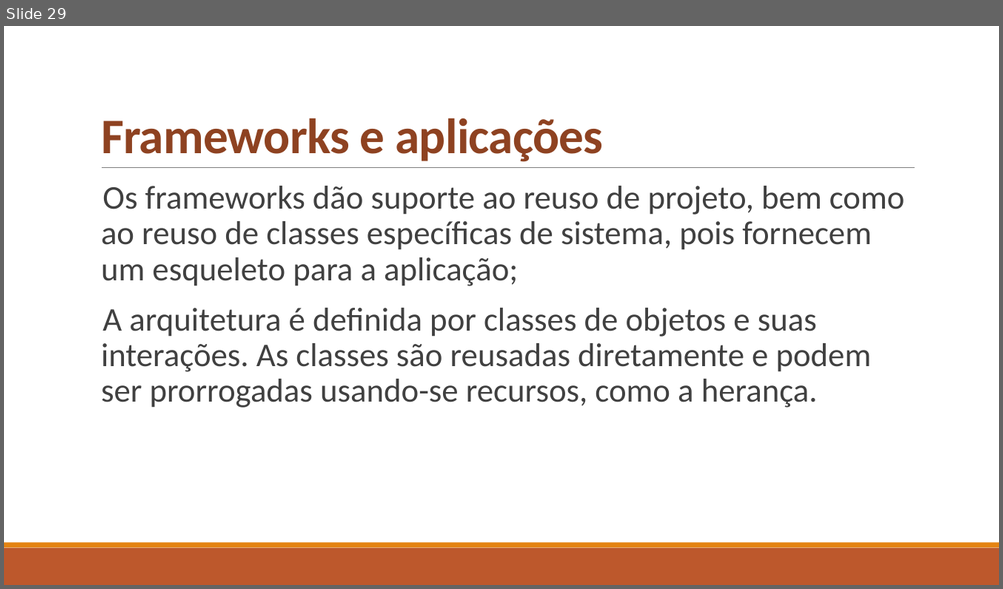
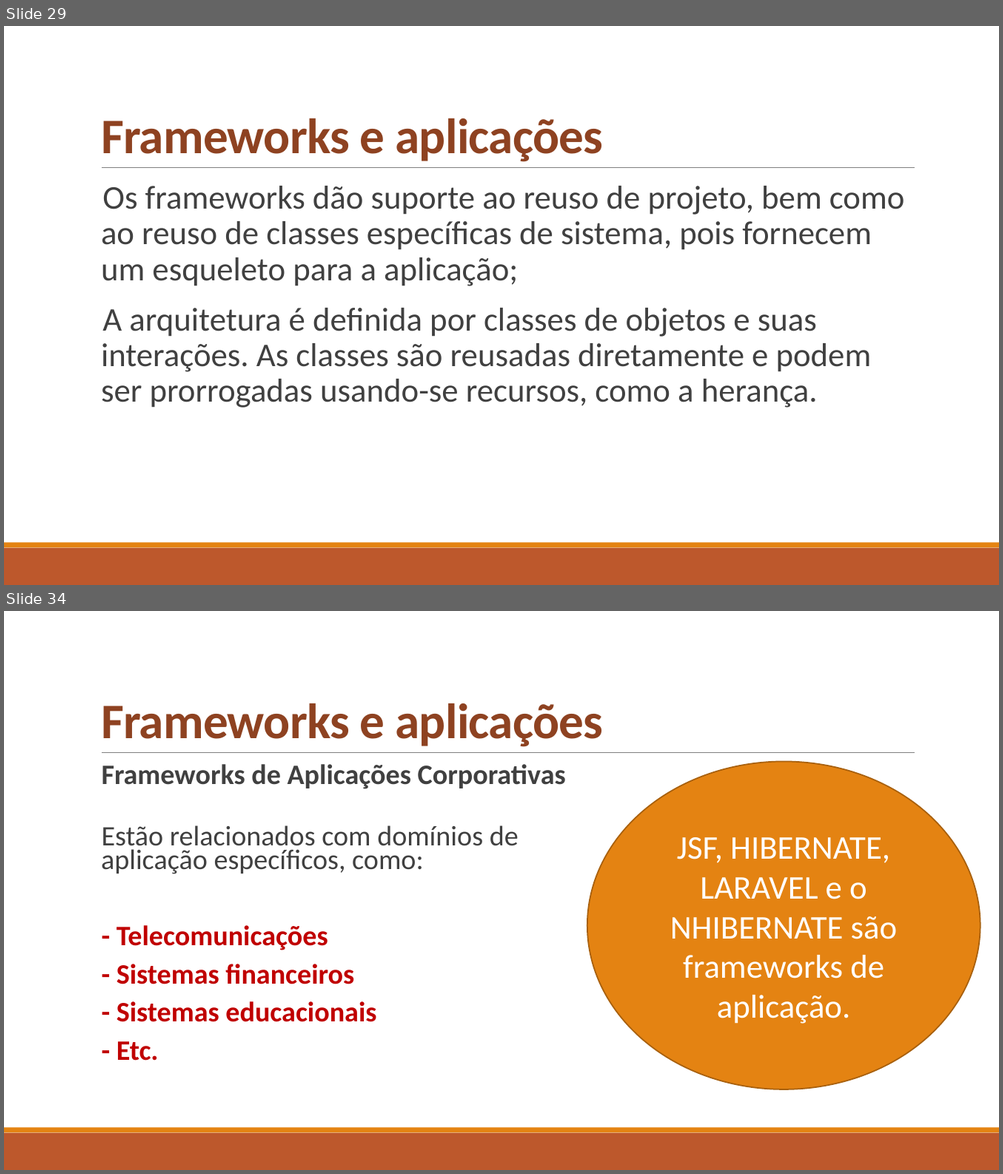
Before and after one commit to celsofurtado/reuso, a slide deck: Reuso de Software e Componentes.pptx. Shown one above the other, each under a label of ours: slide 29 before the commit, slides 29 and 34 after it; the slides between them are not shown. The pictures are 1003x589 and 1003x1174 pixels, drawn with LibreOffice and Linux fonts; fonts in the diff are those of the drawing. Boxes give left, top, right and bottom in pixels: in the first picture for what was removed or moved away, otherwise in the second. Text is boxed around its words. In the diff, an @@ line names an element or a change of style, - is before the commit and + after.

```diff
--- a/Reuso de Software e Componentes.pptx
+++ b/Reuso de Software e Componentes.pptx
@@ slide 34 added at [4,611,999,1170], background #FFFFFF; not listed: 3 template elements that a slide beside it also shows @@
@@ title added at [101,703,603,747], 48 pt, text #8E4221, bold @@
+Frameworks e aplicações
@@ text added at [101,764,566,1061], 27.2 pt, text #404040, bold @@
+  Frameworks de Aplicações Corporativas
+  Estão relacionados com domínios de aplicação específicos, como:
+  - Telecomunicações
+  - Sistemas financeiros
+  - Sistemas educacionais
+  - Etc.
@@ ellipse added at [587,762,981,1090], fill #E48312, outline #A9610D 1.25 pt, 32 pt, text #FFFFFF @@
+JSF, HIBERNATE, LARAVEL e o NHIBERNATE são frameworks de aplicação.
```
Also in this commit, not shown: 62 other slides added.
